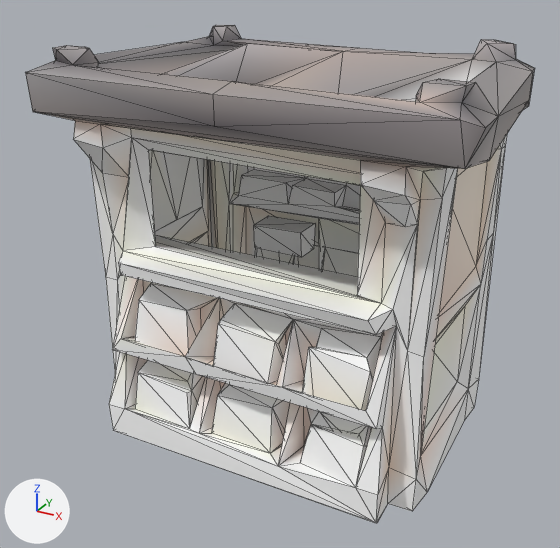
Before and after pictures for a commit that changed the glTF model public/models/prop_newsstand.glb.
The view is the same before and after, from a 50 mm lens placed at (2.25, -4.31, 3.22), pointed at (-0.06, -0.12, 1.12). Lighting does not change. The marker at lower left points along +X, +Y and +Z. The older version comes first. Mesh edges are drawn as thin lines. Where no turn or scale is listed for an object, it has been applied to the vertices.

Script lines for the objects in view, before the commit:
```python
mat_material_0 = bpy.data.materials.new('Material_0')
mat_material_0.use_nodes = True; mat_material_0.node_tree.nodes.clear()
_N = mat_material_0.node_tree.nodes; _L = mat_material_0.node_tree.links
n0 = _N.new('ShaderNodeBsdfPrincipled'); n0.name = 'Principled BSDF'
n1 = _N.new('ShaderNodeOutputMaterial'); n1.name = 'Material Output'
n2 = _N.new('ShaderNodeVertexColor'); n2.name = 'Color Attribute'
_L.new(n0.outputs[0], n1.inputs[0])  # 'BSDF' to 'Surface'
_L.new(n2.outputs[0], n0.inputs[0])  # 'Color' to 'Base Color'
me_mesh_0 = bpy.data.meshes.new('Mesh_0')
me_mesh_0.from_pydata(...)  # 492 vertices, 985 faces; spans x -1.4..1.4, y -0.95..0.95, z -1.3..1.3
me_mesh_0.materials.append(mat_material_0)
ob_mesh_0 = bpy.data.objects.new('Mesh_0', me_mesh_0)
ob_mesh_0.location = (0.0, 0.0, 1.3)
```
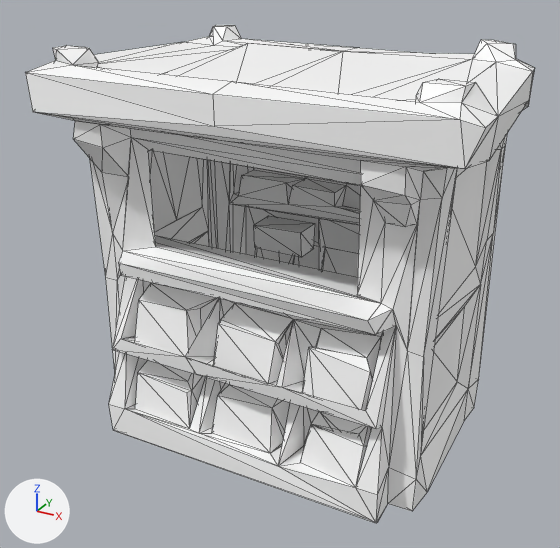
Boxes (x1, y1, x2, y2) around the edits, measured in the pictures (560 x 548 px):
'Mesh_0', recoloured (lighter)
    both: (25, 25, 535, 521)

The change, as a list of edits to the scene's bpy script:
```text
Change mat_material_0:
    where n0 = _N.new('ShaderNodeBsdfPrincipled'); n0.name = 'Principled BSDF'
    add n0.inputs[0].default_value = (1.0, 1.0, 1.0, 1.0)  # 'Base Color', white #ffffff
    remove n2 = _N.new('ShaderNodeVertexColor'); n2.name = 'Color Attribute'
    remove _L.new(n2.outputs[0], n0.inputs[0])  # 'Color' to 'Base Color'
```
